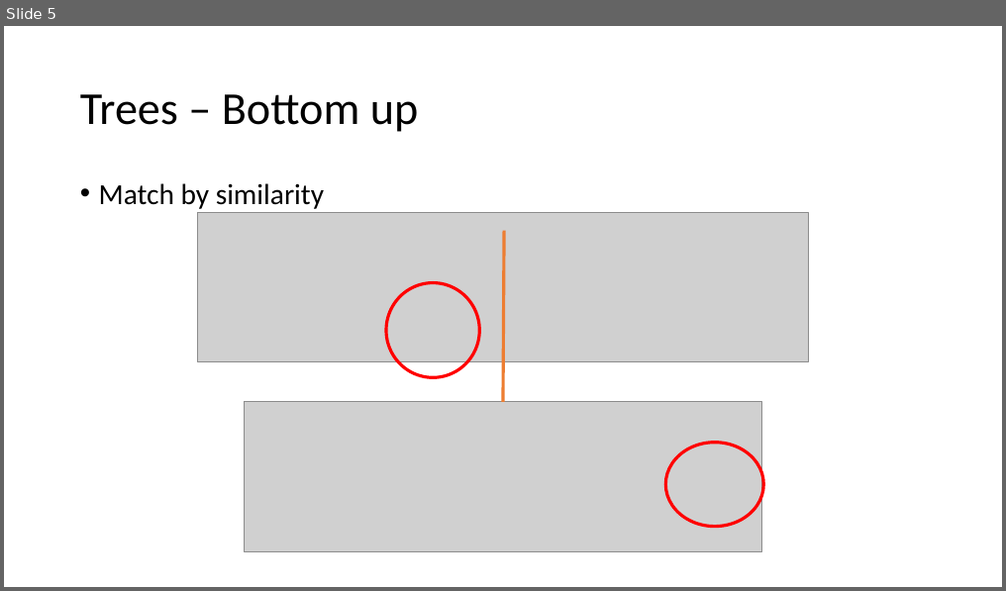
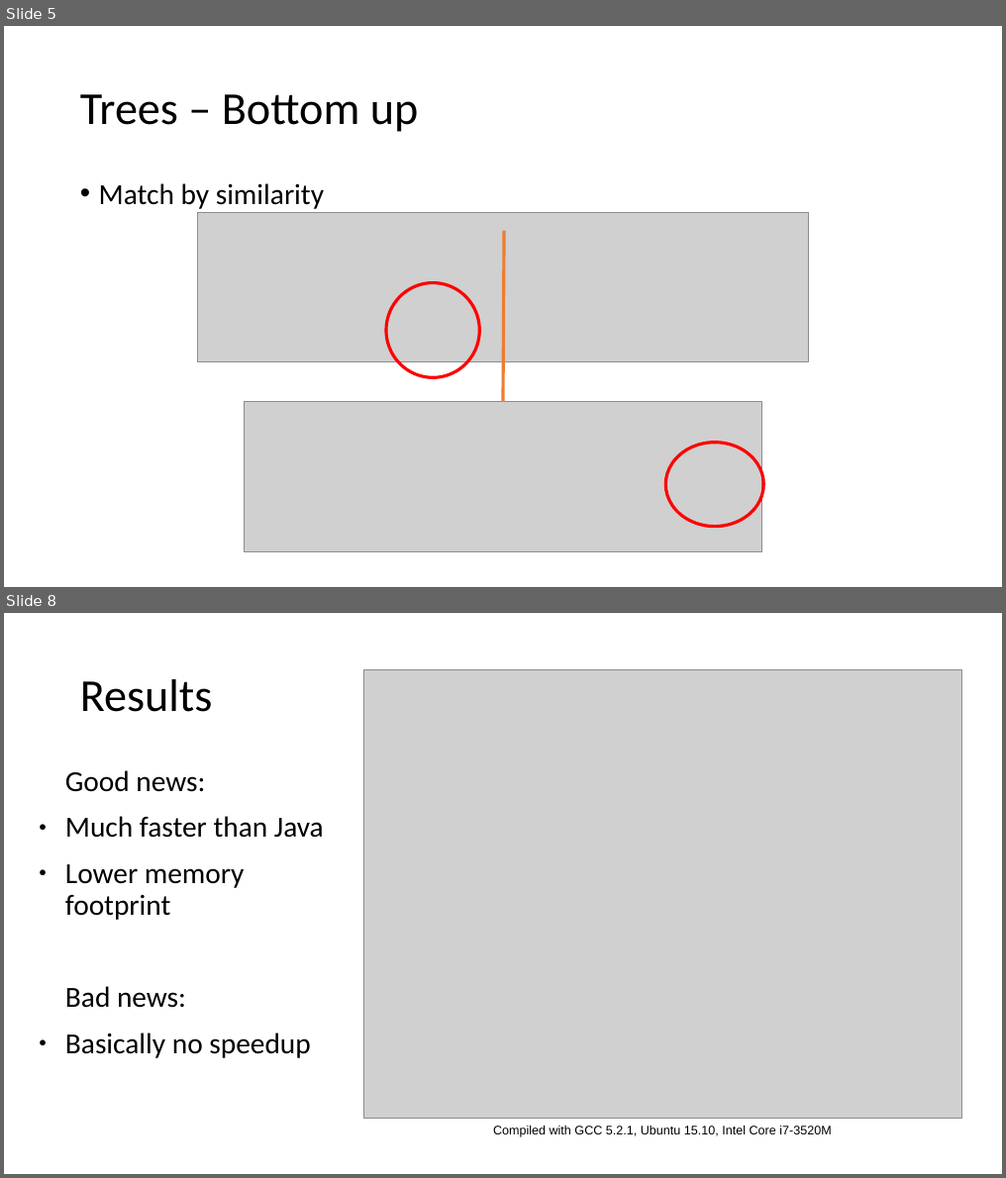
Before and after one commit to BalzGuenat/ParallelGumtree, a slide deck: final_presentation/ParallelGumtree.odp. Shown one above the other, each under a label of ours: slide 5 before the commit, slides 5 and 8 after it; the slides between them are not shown. The pictures are 1006x591 and 1006x1178 pixels, drawn with LibreOffice and Linux fonts; fonts in the diff are those of the drawing; grey boxes stand for pictures. Boxes give left, top, right and bottom in pixels: in the first picture for what was removed or moved away, otherwise in the second. Text is boxed around its words. In the diff, an @@ line names an element or a change of style, - is before the commit and + after.

```diff
--- a/final_presentation/ParallelGumtree.odp
+++ b/final_presentation/ParallelGumtree.odp
@@ slide 8 added at (4,613,1002,1174), background #FFFFFF @@
@@ picture added at (363,669,962,1119) @@
@@ title added at (80,679,213,712), 44 pt, text #000000 @@
+Results
@@ text added at (65,770,324,1059), 28 pt, text #000000 @@
+Good news:
+● Much faster than Java
+● Lower memory footprint
+Bad news:
+● Basically no speedup
@@ text added at (493,1126,831,1138), 12 pt, text #000000 @@
+Compiled with GCC 5.2.1, Ubuntu 15.10, Intel Core i7-3520M
```
Also in this commit, not shown: 1 slide changed, 4 other slides added, 3 slides removed, 1 other file.
